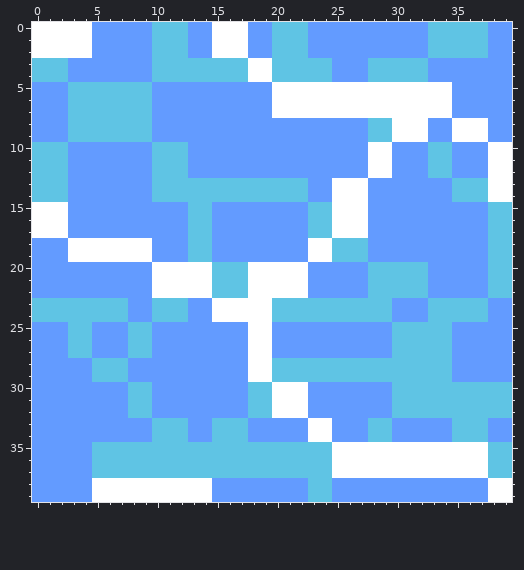
File history of a pixel-art sprite, src/main/resources/org/example/navalbattle/images/water.png. The picture above was drawn from the file before the commit.
The file is 40x40 pixels.
Now the later version:
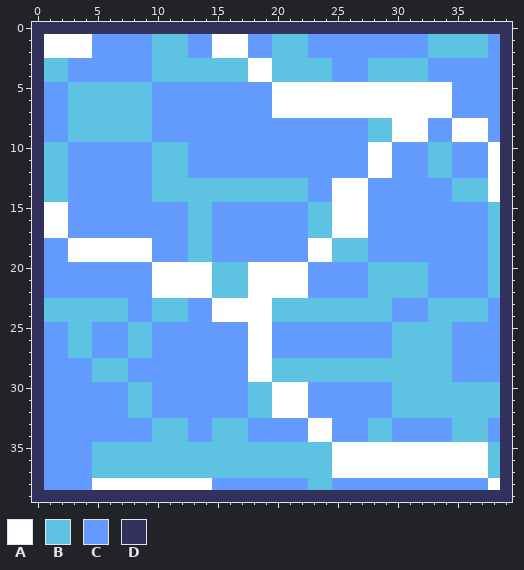
Palette (. is transparent): A #ffffff  B #5fc4e4  C #639bff  D #32325c
The exact change:
The author changed colour A to colour D in row 0 at x 0 to 4 and 15 to 17; in rows 1 to 2 at x 0; in rows 10 to 14 at x 39; in rows 15 to 17 at x 0; in row 38 at x 39; in row 39 at x 5 to 14 and 38 to 39.
The author changed colour B to colour D in row 0 at x 10 to 12, 20 to 22 and 33 to 37; in rows 3 to 4 at x 0; in rows 10 to 14 at x 0; in rows 15 to 22 at x 39; in rows 23 to 24 at x 0; in rows 30 to 32 at x 39.
The author changed colour B to colour D in rows 35 to 37 at x 39; in row 39 at x 23 to 24.
The author changed colour C to colour D in row 0 at x 5 to 9, 13 to 14, 18 to 19, 23 to 32 and 38 to 39; in rows 1 to 4 at x 39; in rows 5 to 9 at x 0 and 39; in rows 18 to 22 at x 0; in rows 23 to 24 at x 39; in rows 25 to 29 at x 0 and 39.
The author changed colour C to colour D in rows 30 to 32 at x 0; in rows 33 to 34 at x 0 and 39; in rows 35 to 38 at x 0; in row 39 at x 0 to 4, 15 to 22 and 25 to 37.
Pixel boxes of the changes (left, top, right, bottom) in both pictures:
changed: (32, 22, 512, 502)
